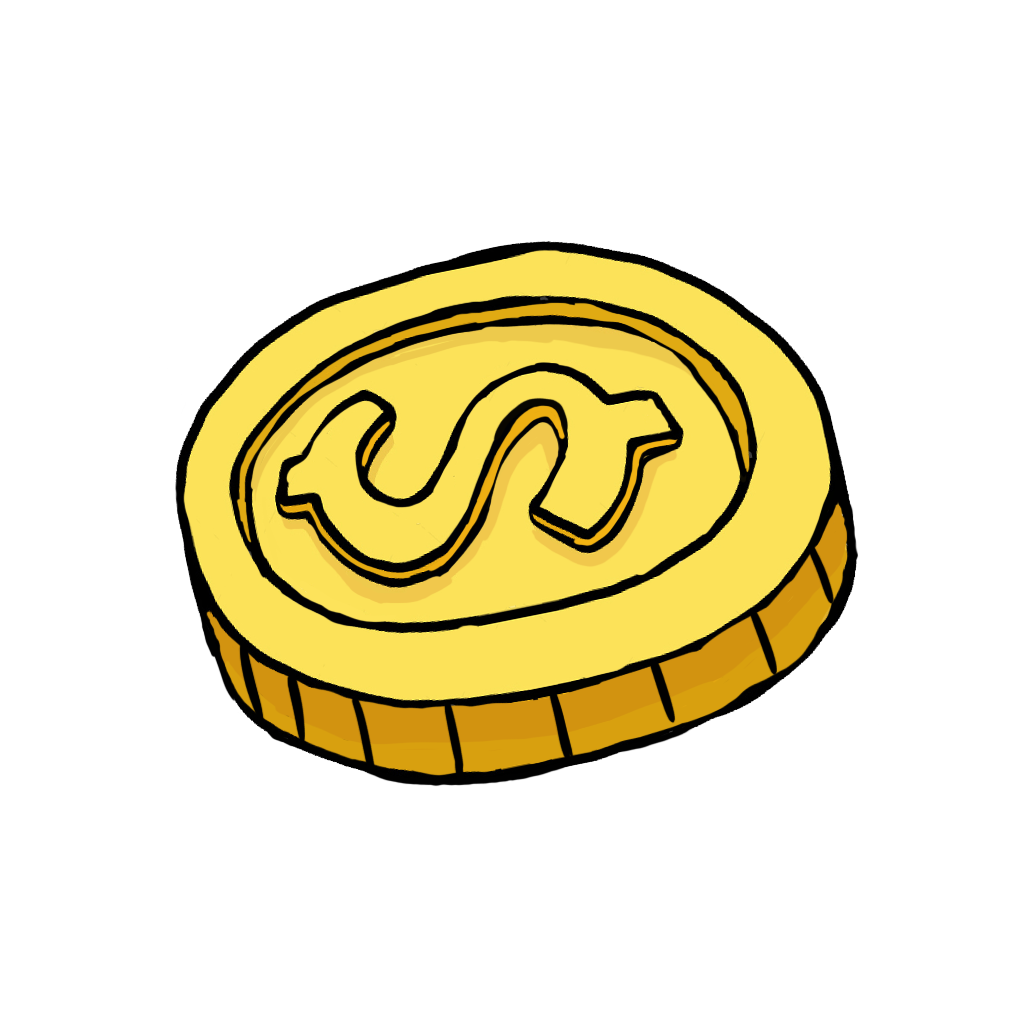
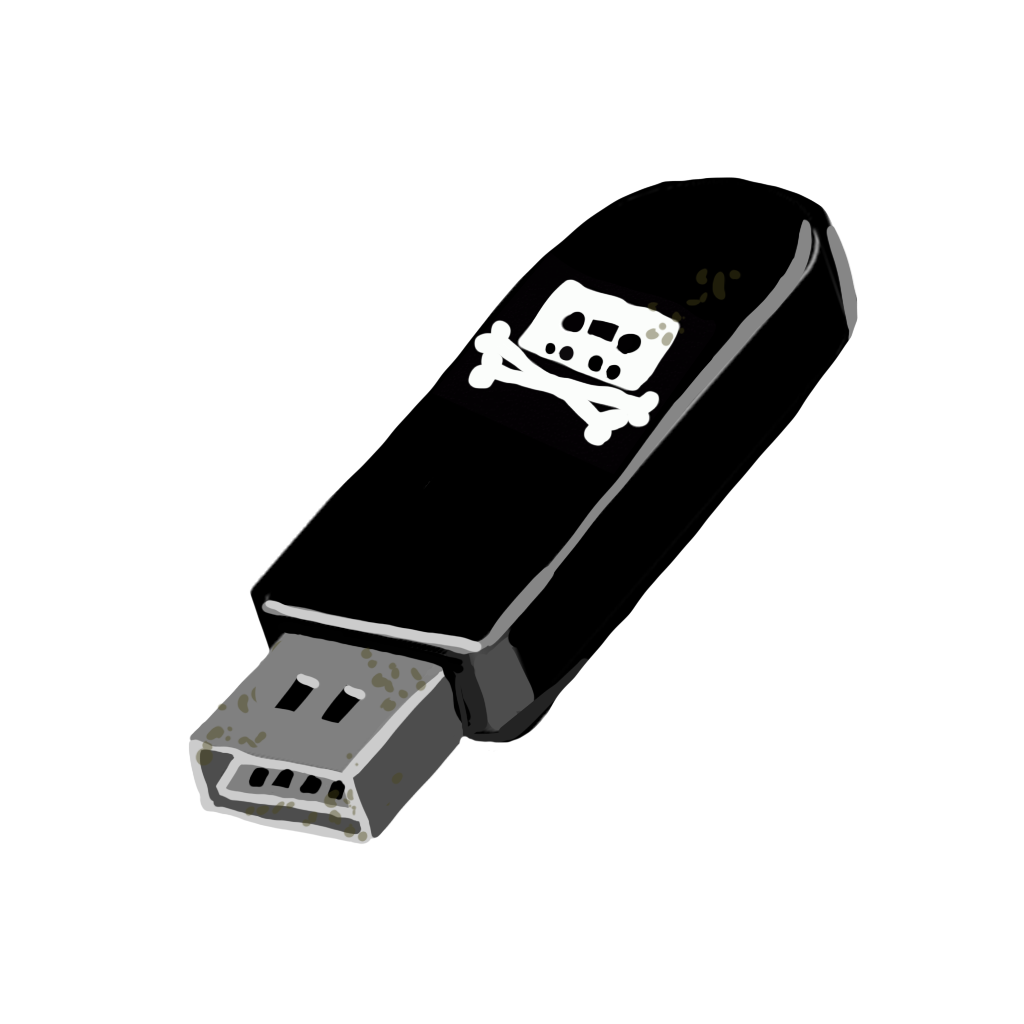
Layered file, before and after one edit (1024x1024). Changes by layer:
"Layer 3": opacity 100% → 42%, moved it above "Layer 2", painted on it over box(175, 241, 859, 845)
showed "Layer 2", painted on it over box(175, 177, 859, 845)
removed layer "Layer 4" over box(238, 545, 834, 785)
showed "Layer 1", painted on it over box(175, 177, 859, 845)
